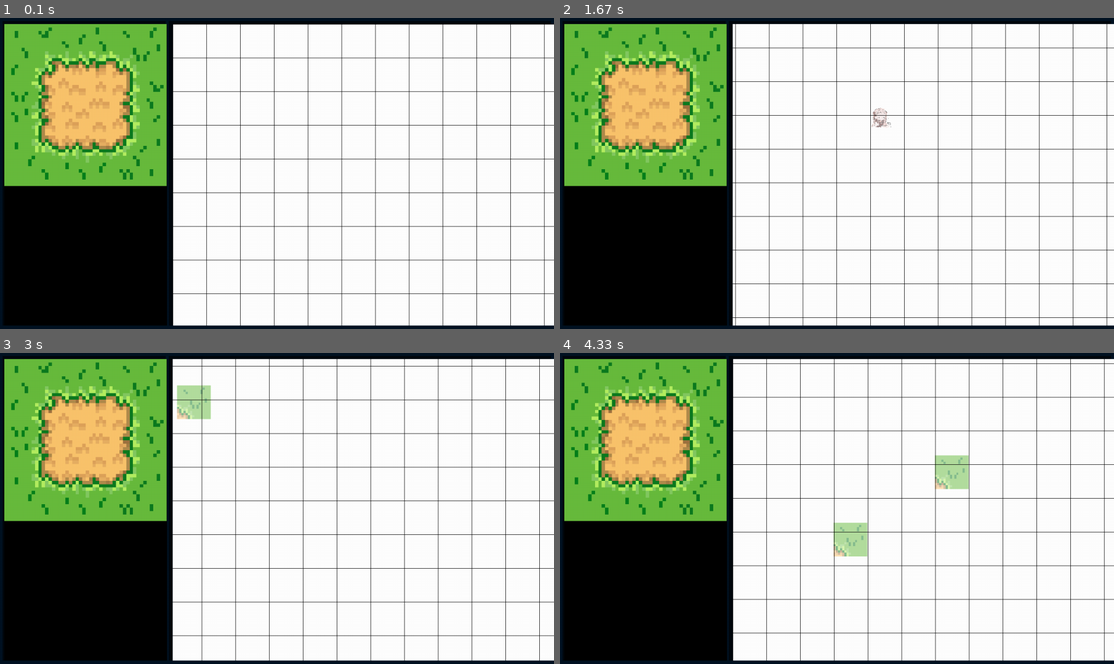
Above: before the commit, frames 1-4 (two rows, left to right).
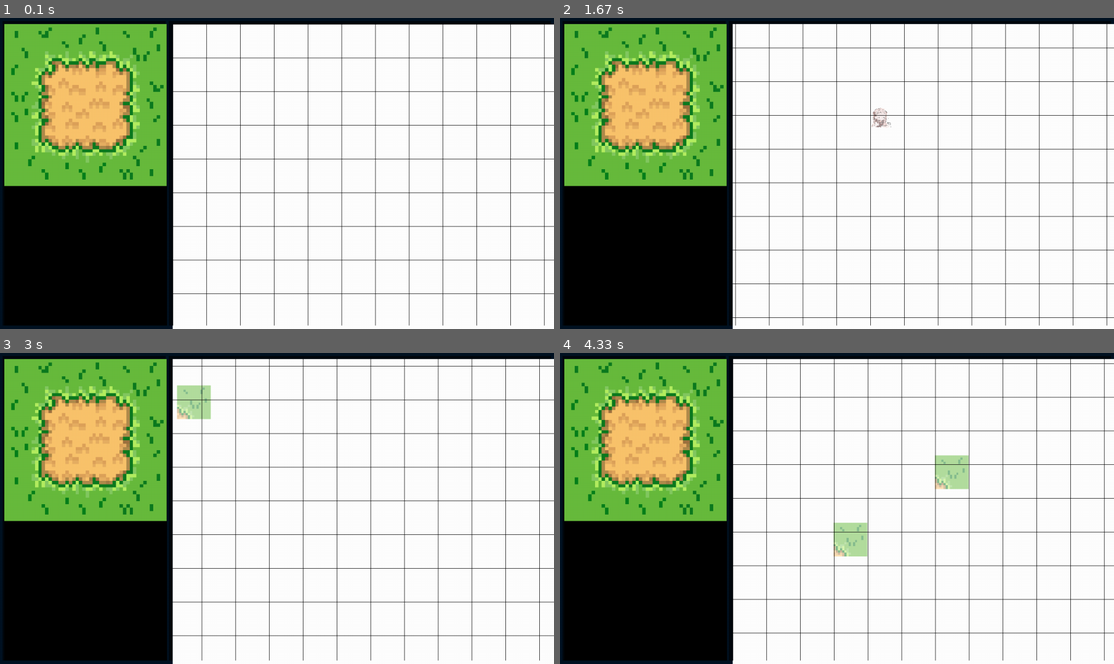
Above: after the commit, the same moments.

Repository: Ultrasword/Pygame-Map-Editor
Game: pygame game, started from level_editor.py
The game is run twice, just before and just after one commit, with the same random seed, the same clock (stepped at 60 frames per second) and the same inputs.
Inputs (mouse positions are in pixels of both pictures, inside the frame that each line leads up to):
- Up to frame 1 (0.1 s): no input
- Up to frame 2 (1.67 s): hold Right 0.33-0.8 s; move the mouse to (814, 185) at 0.37 s; hold Up 0.83-1.13 s; move the mouse to (1014, 164) at 0.87 s; hold Right 1.17-1.63 s; move the mouse to (704, 176) at 1.2 s
- Up to frame 3 (3 s): hold Left 1.67-2.2 s; move the mouse to (105, 461) at 1.7 s; hold Down 2.23-2.53 s; move the mouse to (360, 399) at 2.27 s; click (132, 393) at 2.63 s; hold Left from 2.9 s (still down); move the mouse to (288, 402) at 2.93 s
- Up to frame 4 (4.33 s): release Left at 3.3 s; hold Up 3.33-3.7 s; move the mouse to (637, 499) at 3.37 s; hold Right from 3.73 s (still down); move the mouse to (842, 539) at 3.77 s

The runs differ from the first frame. In frame 1, 0.8% of the frame differs, in the area x 31-100%, y 98-100%; in frame 2, 0.8%; in frame 3, 0.8%; in frame 4, 0.8%.

Commit message:
tilemap object

Diff:
--- a/engine/chunk.py
+++ b/engine/chunk.py
@@ -80,7 +80,7 @@
 
     def set_tile_at(self, tile):
         """set tile at a certian x y position - position is relative to the chunk"""
-        index = tile[0] * CHUNK_WIDTH + tile[1]
+        index = tile[TILE_X] * CHUNK_WIDTH + tile[TILE_Y]
 
         # set tile and then get name
         # if the tile image string is a directory path, convert to image name
--- a/level_editor.py
+++ b/level_editor.py
@@ -47,10 +47,17 @@
 editor.fill_color(CONTAINER_COLOR)
 global_state.handler.add_entity(editor)
 
+
 # add actual editing area
 editor_area = editor.create_child(editor_box.LevelEditor, 0.01, 0.01, 0.99, 0.99)
 editor_area.fill_color((255,255,255))
 editor_area.set_brush_icon(filehandler.get_image("assets/art.png"))
+editor_area.z_index = 2
+
+# tile map
+tilemap = editor_area.create_child(editor_box.TileMap, 0, 0, 1, 1)
+tilemap.fill_color((255, 255, 255))
+tilemap.z_index = 1
 
 # set art tool
 
--- a/src/editor_box.py
+++ b/src/editor_box.py
@@ -1,6 +1,6 @@
 import pygame
 import json
-from engine import entity, filehandler, window, statehandler, user_input, draw
+from engine import entity, filehandler, window, statehandler, user_input, draw, chunk, maths
 from src import art_tool
 
 
@@ -208,7 +208,6 @@
         # ggs
 
 
-
 class SideBarItem(Editor_Box):
     def __init__(self, parent, left, top, right, bottom):
         """Constructor for a side bar item"""
@@ -349,3 +348,37 @@
             # draw onto window
             window.blit(self.image, (self.pos[0] + offset[0], self.pos[1] + offset[1]))
             statehandler.CURRENT.handler.changed = True
+
+
+class TileMap(Editor_Box):
+    def __init__(self, parent, l, t, r, b):
+        """Constructor for a tilemap - fills 100% of parent object"""
+        super().__init__(parent, 0, 0, 1, 1)
+
+        # chunks dict
+        self.chunks = {}
+
+    def set_tile_at(self, x, y, img: str):
+        """Sets a tile at a given position"""
+        # find the chunk it is located in
+        cx = x // chunk.CHUNK_WIDTH
+        cy = y // chunk.CHUNK_HEIGHT
+        # create chunk if not exist
+        h = maths.two_hash(cx, cy)
+        crx = maths.mod(x, chunk.CHUNK_WIDTH) // chunk.TILE_WIDTH
+        cry = maths.mod(y, chunk.CHUNK_HEIGHT) // chunk.TILE_WIDTH
+        if self.chunks.get(h):
+            # set pos
+            self.chunks.get(h).set_tile_at([crx, cry, img])
+        else:
+            # make a chunk
+            new_chunk = chunk.Chunk(cx, cy)
+            new_chunk.set_tile_at([crx, cry, img])
+            self.chunks[h] = new_chunk
+
+    def update(self, dt):
+        """update the stuff"""
+        # set the background image to the parent background
+        # draw directly onto parent background
+
+        pass
